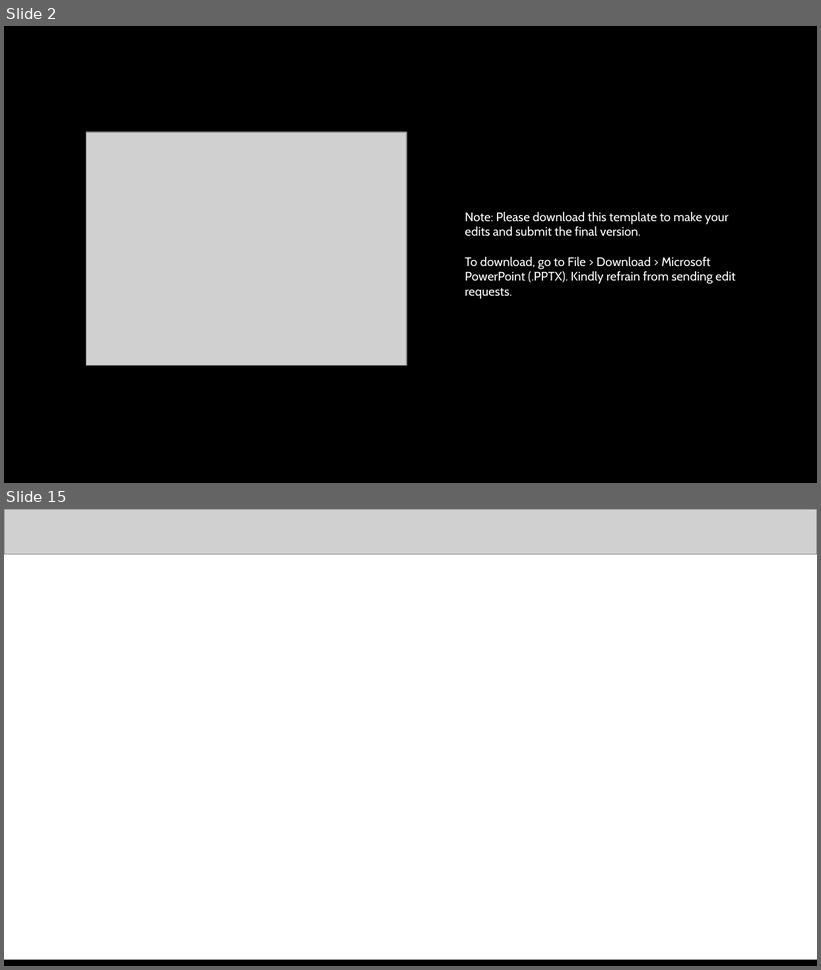
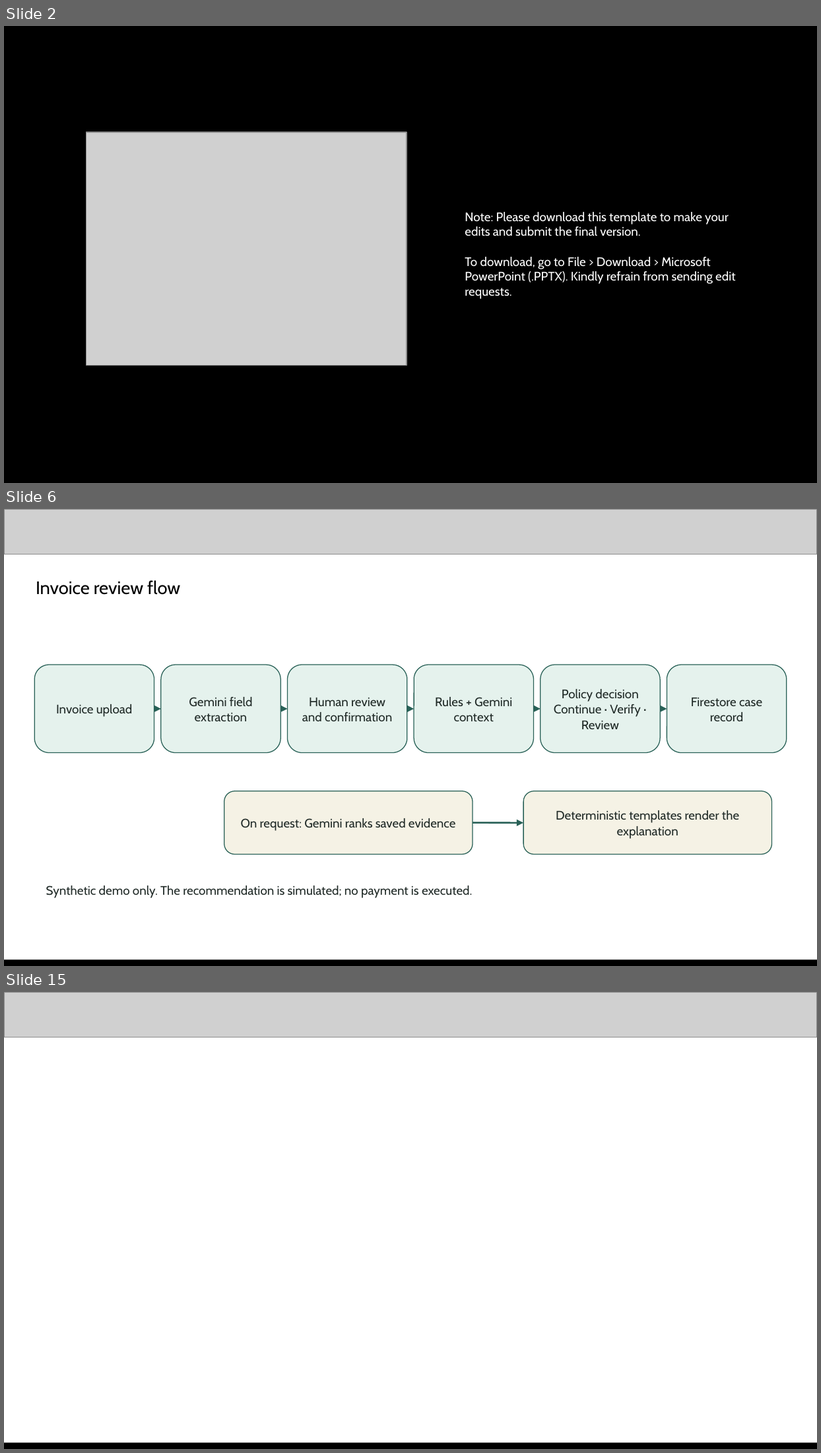
Before and after one commit to NikhilBudaniya/scamshield, a slide deck: artifacts/scamshield-hack2skill-submission.pptx. Shown one above the other, each under a label of ours: slides 2 and 15 before the commit, slides 2, 6 and 15 after it; the slides between them are not shown. The pictures are 821x970 and 821x1453 pixels, drawn with LibreOffice and Linux fonts; fonts in the diff are those of the drawing; grey boxes stand for pictures. Boxes give left, top, right and bottom in pixels: in the first picture for what was removed or moved away, otherwise in the second. Text is boxed around its words. In the diff, an @@ line names an element or a change of style, - is before the commit and + after.

Commit message:
Prepare verified hackathon deck and three-minute demo

```diff
--- a/artifacts/scamshield-hack2skill-submission.pptx
+++ b/artifacts/scamshield-hack2skill-submission.pptx
@@ slide 6 added at box(4, 509, 817, 966), background #FFFFFF @@
@@ picture added at box(4, 509, 817, 554) @@
@@ text added at box(36, 580, 180, 595), 16 pt, text #000000 @@
+Invoice review flow
@@ rounded rectangle added at box(35, 665, 154, 753), fill #E5F2ED, outline #296157 0.75 pt, 11 pt, text #1F2926 @@
+Invoice upload
@@ rounded rectangle added at box(161, 665, 281, 753), fill #E5F2ED, outline #296157 0.75 pt, 11 pt, text #1F2926 @@
+Gemini field extraction
@@ rounded rectangle added at box(288, 665, 407, 753), fill #E5F2ED, outline #296157 0.75 pt, 11 pt, text #1F2926 @@
+Human review and confirmation
@@ rounded rectangle added at box(414, 665, 533, 753), fill #E5F2ED, outline #296157 0.75 pt, 11 pt, text #1F2926 @@
+Rules + Gemini context
@@ rounded rectangle added at box(541, 665, 660, 753), fill #E5F2ED, outline #296157 0.75 pt, 11 pt, text #1F2926 @@
+Policy decision
+Continue · Verify · Review
@@ rounded rectangle added at box(667, 665, 786, 753), fill #E5F2ED, outline #296157 0.75 pt, 11 pt, text #1F2926 @@
+Firestore case record
@@ arrow added from (154, 709) to (161, 709), #296157 1.5 pt @@
@@ arrow added from (281, 709) to (288, 709), #296157 1.5 pt @@
@@ arrow added from (407, 709) to (414, 709), #296157 1.5 pt @@
@@ arrow added from (533, 709) to (541, 709), #296157 1.5 pt @@
@@ arrow added from (660, 709) to (667, 709), #296157 1.5 pt @@
@@ rounded rectangle added at box(224, 791, 473, 855), fill #F5F2E5, outline #296157 0.75 pt, 11 pt, text #1F2926 @@
+On request: Gemini ranks saved evidence
@@ rounded rectangle added at box(523, 791, 772, 855), fill #F5F2E5, outline #296157 0.75 pt, 11 pt, text #1F2926 @@
+Deterministic templates render the explanation
@@ arrow added from (473, 823) to (523, 823), #296157 1.5 pt @@
@@ text added at box(46, 886, 473, 898), 11 pt, text #1F2926 @@
+Synthetic demo only. The recommendation is simulated; no payment is executed.
@@ picture added at box(4, 962, 817, 966) @@
@@ rectangle added at box(4, 960, 817, 966), fill #000000 @@
```
Also in this commit, not shown: 7 slides changed, 4 other slides added, 5 slides removed, 28 other files.
